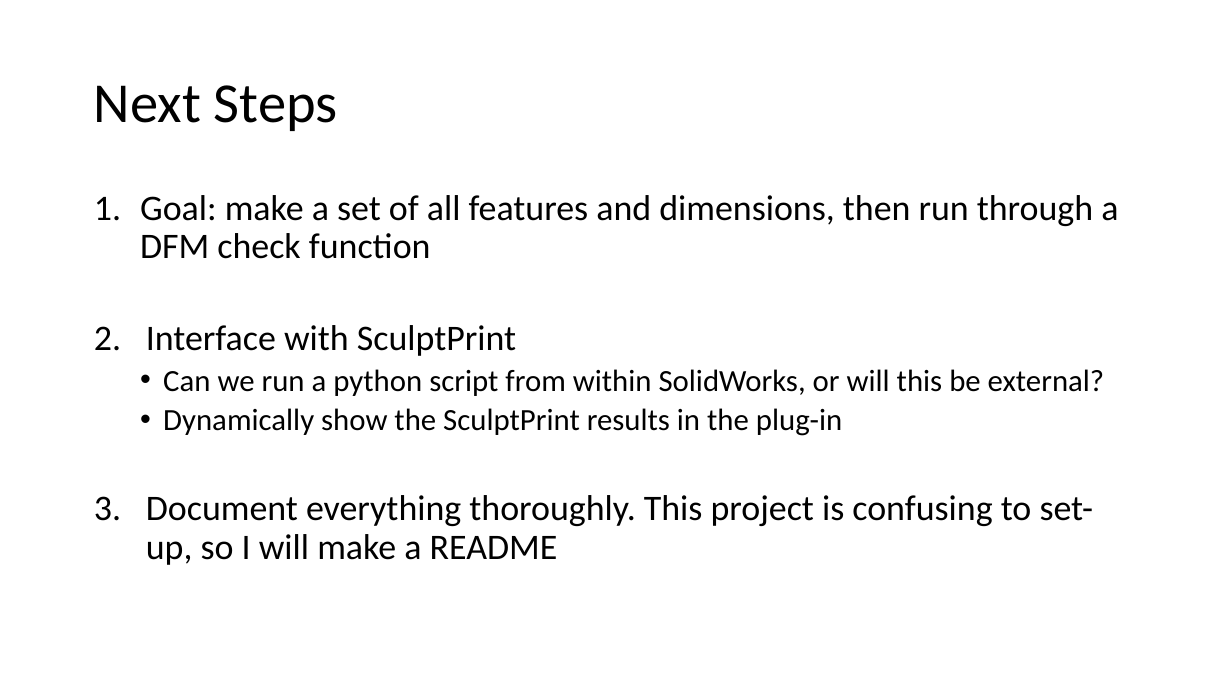
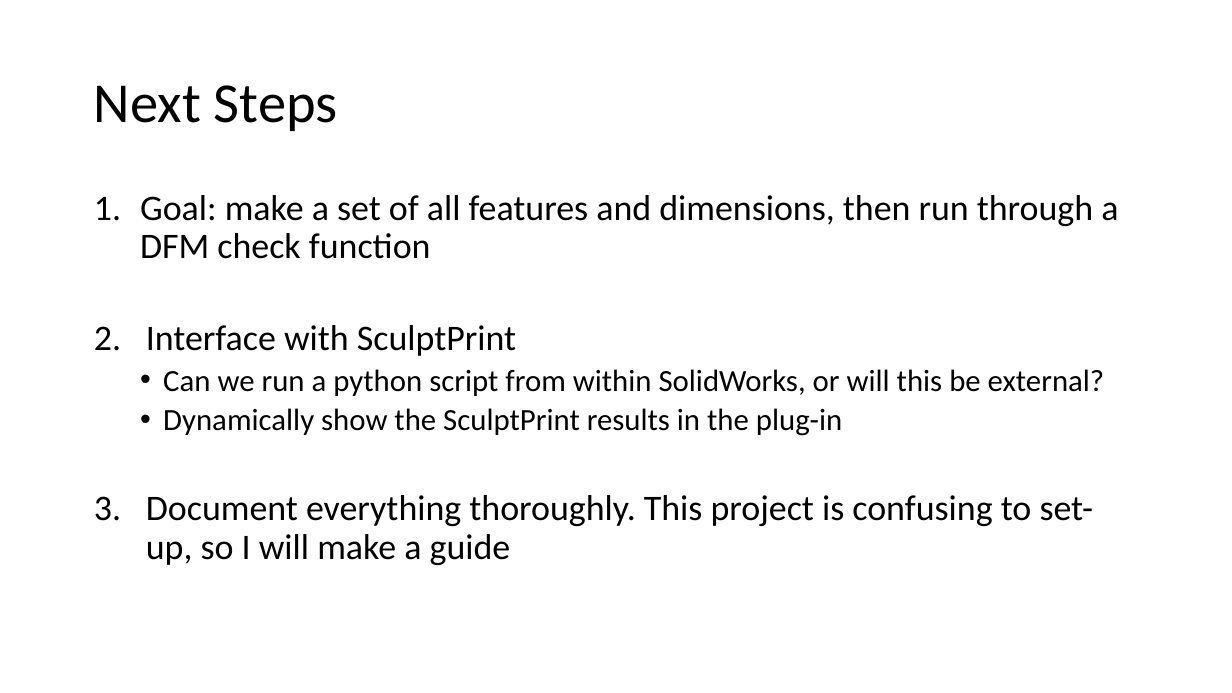
Before and after one commit to amarellapudi/Solidworks-DFM-PlugIn, a slide deck: slide 6 of Weekly Updates/Week2.pptx. Drawn at 1232x693 pixels with LibreOffice and Linux fonts; fonts in the diff are those of the drawing. Boxes give left, top, right and bottom in pixels: in the first picture for what was removed or moved away, otherwise in the second. Text is boxed around its words. In the diff, an @@ line names an element or a change of style, - is before the commit and + after.

```diff
--- a/Weekly Updates/Week2.pptx
+++ b/Weekly Updates/Week2.pptx
@@ text at (146,495,1094,565): text changed @@
-3. Document everything thoroughly. This project is confusing to set-up, so I will make a README
+3. Document everything thoroughly. This project is confusing to set-up, so I will make a guide
```
Also in this commit, not shown: 1 other slide changed.
